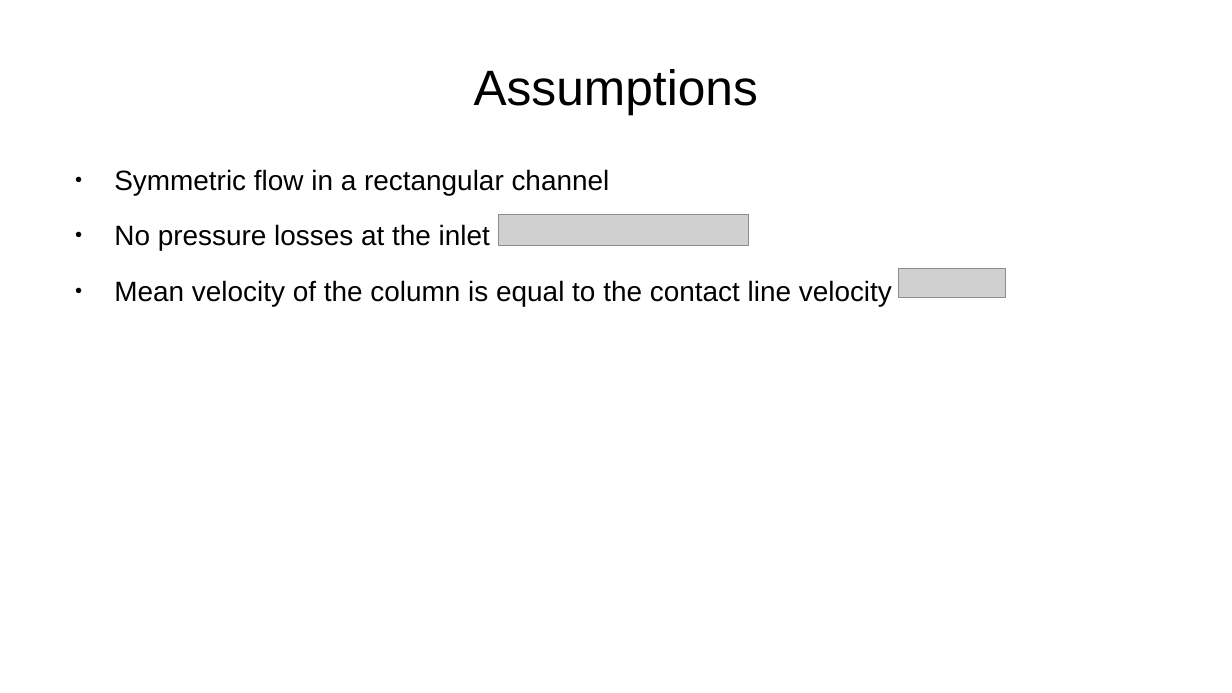
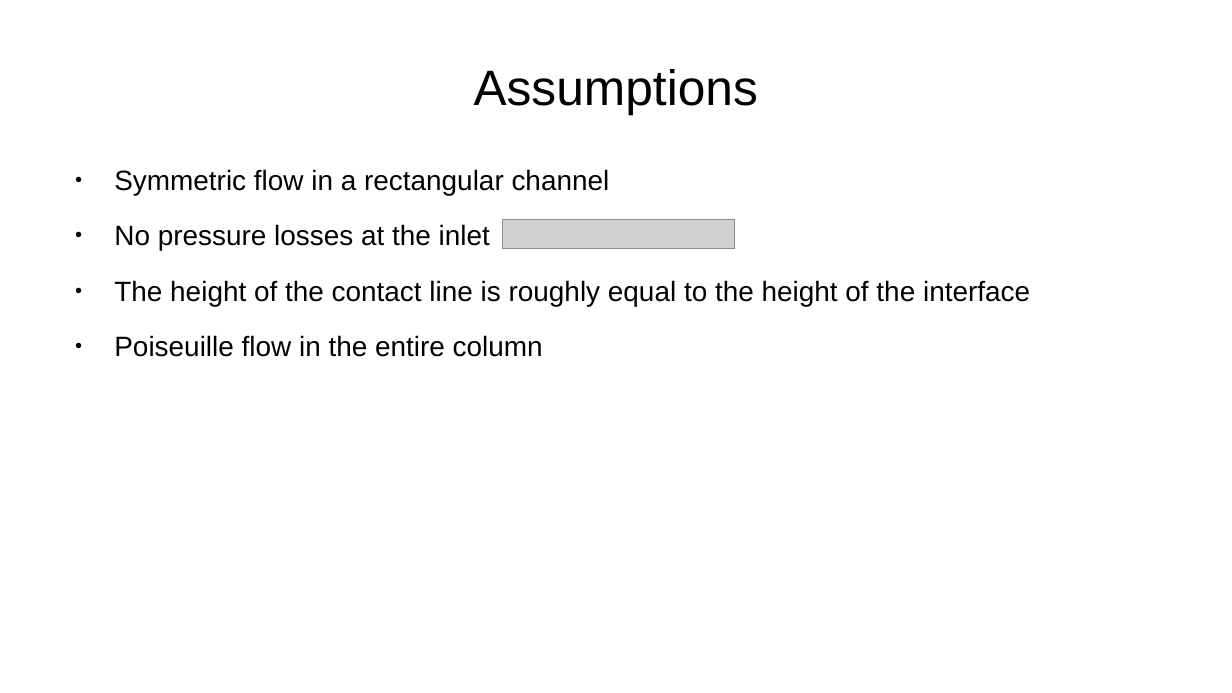
Before and after one commit to ManuelRatz/ratzVKI, a slide deck: slide 3 of Slides/equation_derivation.odp. Drawn at 1232x693 pixels with LibreOffice and Linux fonts; fonts in the diff are those of the drawing; grey boxes stand for pictures. Boxes give left, top, right and bottom in pixels: in the first picture for what was removed or moved away, otherwise in the second. Text is boxed around its words. In the diff, an @@ line names an element or a change of style, - is before the commit and + after.

```diff
--- a/Slides/equation_derivation.odp
+++ b/Slides/equation_derivation.odp
@@ picture: place and size @@
-picture at <box>499,215,749,246</box>
+picture at <box>503,219,735,248</box>
@@ picture removed at <box>899,268,1006,297</box> @@
@@ text at <box>114,280,1030,357</box>: text changed @@
-● Mean velocity of the column is equal to the contact line velocity
+● The height of the contact line is roughly equal to the height of the interface
+● Poiseuille flow in the entire column
```
Also in this commit, not shown: 4 other slides changed, 3 slides added, 2 slides removed, 4 other files.
